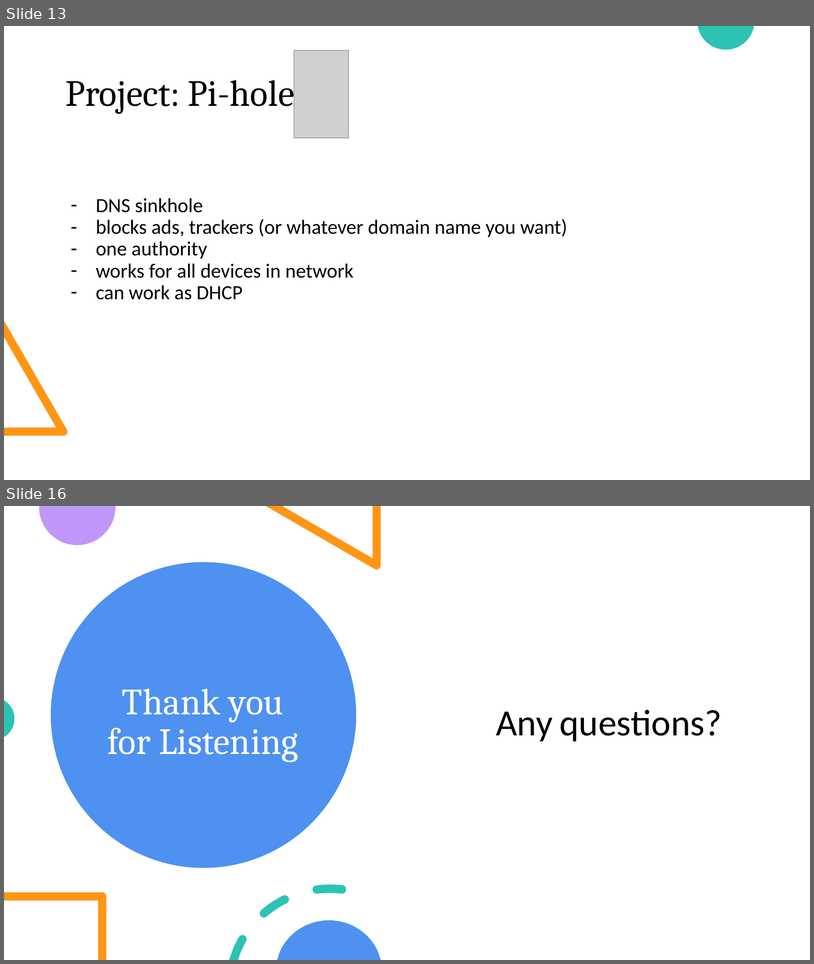
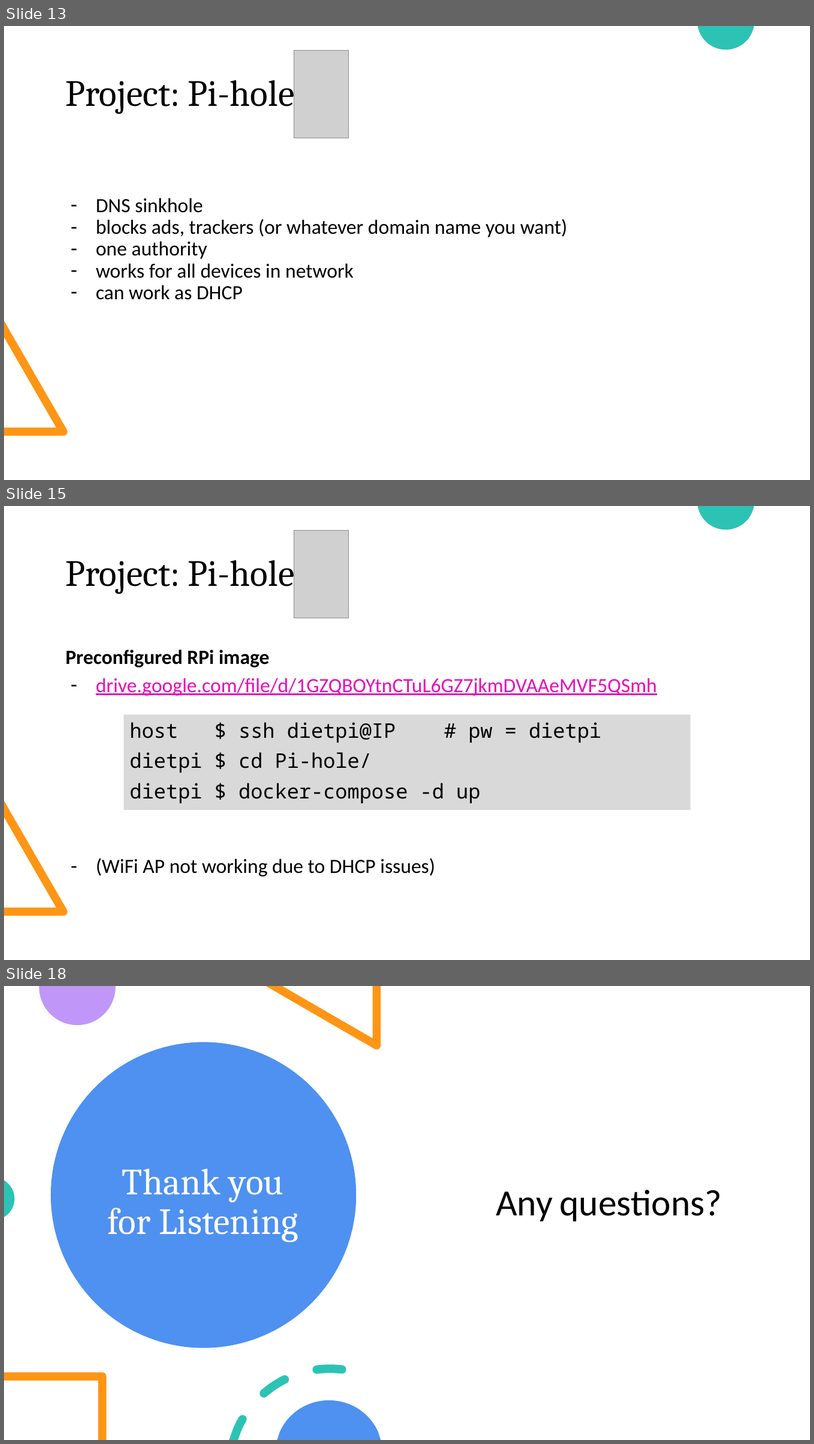
Before and after one commit to nembrinj/protofablab, a slide deck: presentations/Docker Containers.pptx. Shown one above the other, each under a label of ours: slides 13 and 16 before the commit, slides 13, 15 and 18 after it; the slides between them are not shown. The pictures are 814x964 and 814x1444 pixels, drawn with LibreOffice and Linux fonts; fonts in the diff are those of the drawing; grey boxes stand for pictures. Boxes give left, top, right and bottom in pixels: in the first picture for what was removed or moved away, otherwise in the second. Text is boxed around its words. In the diff, an @@ line names an element or a change of style, - is before the commit and + after.

```diff
--- a/presentations/Docker Containers.pptx
+++ b/presentations/Docker Containers.pptx
@@ slide 15 added at (4,506,810,960), background #FFFFFF; not listed: 2 template elements that a slide beside it also shows @@
@@ picture added at (294,530,348,618) @@
@@ text added at (66,552,294,594), 44 pt, text #000000 @@
+Project: Pi-hole
@@ text added at (66,649,270,667), 24 pt, text #000000, bold @@
+Preconfigured RPi image
@@ text added at (96,678,657,876), 24 pt, text #E50CBC, underline @@
+– drive.google.com/file/d/1GZQBOYtnCTuL6GZ7jkmDVAAeMVF5QSmh
+– (WiFi AP not working due to DHCP issues)
@@ rectangle added at (124,715,691,810), fill #D9D9D9, 24 pt, text #000000 @@
+host $ ssh dietpi@IP # pw = dietpi
+dietpi $ cd Pi-hole/
+dietpi $ docker-compose -d up
@@ what was slide 16 is now slide 18 @@
```
Also in this commit, not shown: 6 slides changed, 2 other slides added, 1 slide removed.
